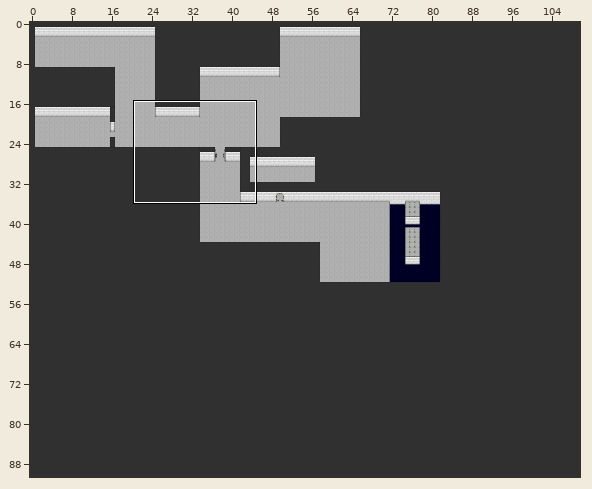
A Tiled map gets an edit: Assets/Maps/Tiled/Level-001.tmx. The picture above shows the old version from afar; the outline marks the close-up.
Close-up. As it was:
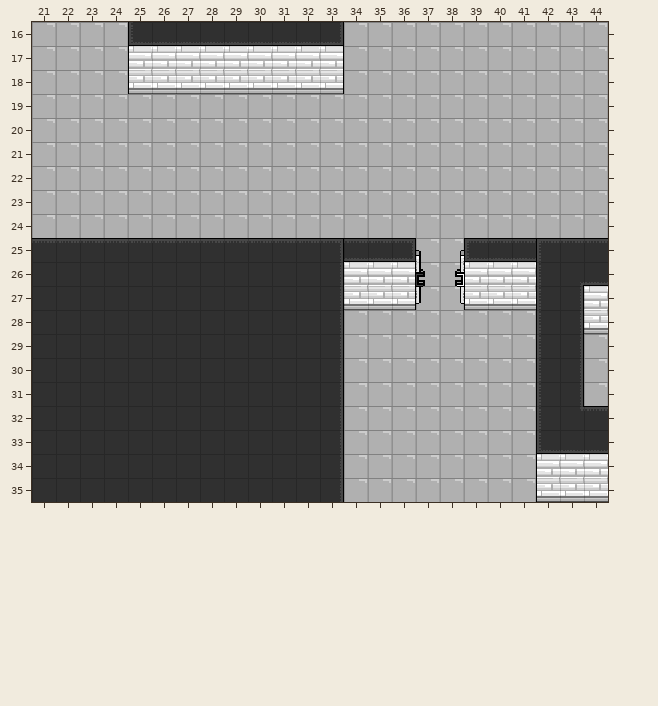
Cells are 16x16 px. Shown: x 21..44, y 16..35. The commit also changed other parts of the map, which this record leaves out.
The result:
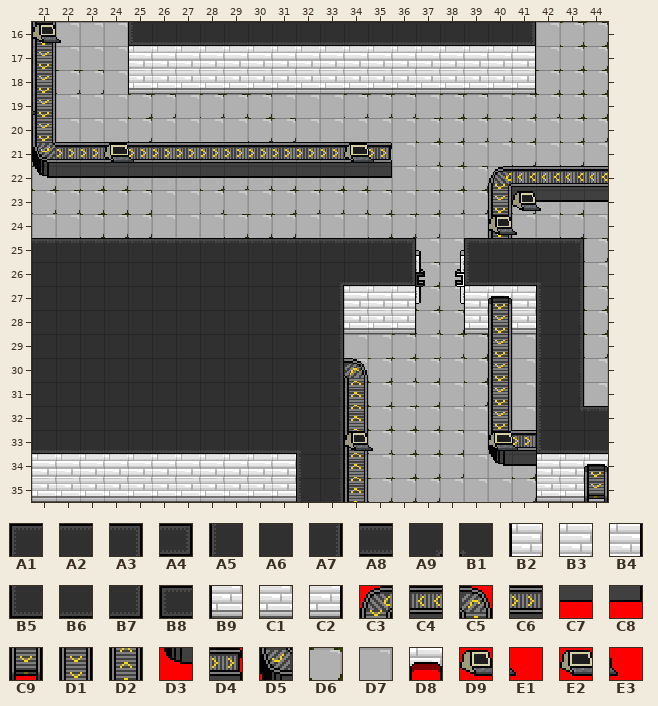
Key: from "Tileset": A1 0, A2 1, A3 2, A4 5, A5 16, A6 17, A7 18, A8 19, A9 22, B1 23, B2 25, B3 26, B4 27, B5 32, B6 33, B7 34, B8 37, B9 41, C1 42, C2 43, C3 50, C4 51, C5 52, C6 54, C7 57, C8 58, C9 64, D1 66, D2 68, D3 72, D4 81, D5 82, D6 113, D7 116, D8 119, D9 144, E1 145, E2 160, E3 161.
__ is an empty cell, ## one hidden under a higher layer.
Tiles of an added or newly shown layer are drawn over the layers below it.
From old to new:
Layer "Ground":
y 16: x 36 D7 -> ##; x 39 D7 -> ##; x 43..44 D7 D7 -> D6 D6
y 17: x 34..41 D7 D7 D7 D7 D7 D7 D7 D7 -> __ __ __ __ __ __ __ __; x 43..44 D7 D7 -> D6 D6
y 18: x 21..23 D7 D7 D7 -> ## D6 D6; x 34..44 D7 D7 D7 D7 D7 D7 D7 D7 D7 D7 D7 -> __ __ __ __ __ __ __ __ D6 D6 D6
y 19: x 25..26 D7 D7 -> D6 D6; x 28..30 D7 D7 D7 -> D6 D6 D6; x 34..36 D7 D7 D7 -> D6 D6 D6; x 38..39 D7 D7 -> D6 D6; x 41..44 D7 D7 D7 D7 -> D6 D6 D6 D6
y 20: x 25 D7 -> D6; x 30..31 D7 D7 -> D6 D6; x 37..41 D7 D7 D7 D7 D7 -> D6 D6 D6 D6 D6; x 43..44 D7 D7 -> D6 D6
y 21: x 31 D7 -> ##; x 37..38 D7 D7 -> D6 D6; x 41 D7 -> D6; x 43 D7 -> D6
y 22: x 21 D7 -> D6; x 23..24 D7 D7 -> D6 D6; x 28..31 D7 D7 D7 D7 -> D6 D6 D6 D6; x 33..34 D7 D7 -> D6 D6; x 38..39 D7 D7 -> D6 D6; x 41 D7 -> ##; x 43 D7 -> ##
y 23: x 21..25 D7 D7 D7 D7 D7 -> D6 D6 D6 D6 D6; x 28 D7 -> D6; x 31..35 D7 D7 D7 D7 D7 -> D6 D6 D6 D6 D6; x 37..41 D7 D7 D7 D7 D7 -> D6 D6 D6 ## D6; x 43 D7 -> D6
y 24: x 23..25 D7 D7 D7 -> D6 D6 D6; x 29..31 D7 D7 D7 -> D6 D6 D6; x 35..37 D7 D7 D7 -> D6 D6 D6; x 43 D7 -> D6
y 25: x 44 ## -> D6
y 26: x 37 D7 -> D6
y 27: x 37 D7 -> D6; x 44 __ -> D6
y 28: x 34..41 D7 D7 D7 D7 D7 D7 D7 D7 -> __ __ __ D6 D6 __ __ __; x 44 __ -> D6
y 29: x 36 D7 -> D6; x 38..40 D7 D7 D7 -> D6 D6 ##; x 44 D7 -> D6
y 30: x 35..37 D7 D7 D7 -> D6 D6 D6; x 39..40 D7 D7 -> D6 ##
y 31: x 34..35 D7 D7 -> ## D6; x 37 D7 -> D6; x 39 D7 -> D6
y 32: x 35..37 D7 D7 D7 -> D6 D6 D6
y 33: x 35..38 D7 D7 D7 D7 -> D6 D6 D6 D6; x 41 D7 -> ##
y 34: x 36..38 D7 D7 D7 -> D6 D6 D6; x 41 D7 -> D6
y 35: x 34..37 D7 D7 D7 D7 -> ## D6 D6 D6; x 41 D7 -> D6
Layer "WallsBack":
y 17: x 33..41 B4 __ __ __ __ __ __ __ __ -> B3 B3 B3 B3 B3 B3 B3 B3 B4
y 18: x 33..41 C2 __ __ __ __ __ __ __ __ -> C1 C1 C1 C1 C1 C1 C1 C1 C2
y 27: x 34..36 C1 C1 C2 -> B3 B3 B4; x 39..41 B9 C1 C1 -> B2 ## B3; x 44 B3 -> __
y 28: x 34..36 __ __ __ -> C1 C1 C2; x 39 __ -> B9; x 41 __ -> C1; x 44 C1 -> __
y 34: x 21..31 __ __ __ __ __ __ __ __ __ __ __ -> B3 B3 B3 B3 B3 B3 B3 B3 B3 B3 B3
y 35: x 21..31 __ __ __ __ __ __ __ __ __ __ __ -> C1 C1 C1 C1 C1 C1 C1 C1 C1 C1 C1
Layer "ConveyorsBack" (now shown):
y 22: x 21..35 __ __ __ __ __ __ __ __ __ __ __ __ __ __ __ -> D3 C7 C7 C7 C7 C7 C7 C7 C7 C7 C7 C7 C7 C7 C8
y 23: x 41..44 __ __ __ __ -> C7 C7 C7 C7
y 34: x 40..41 __ __ -> D3 C7
Layer "ConveyorsFront" (now shown):
y 16..20: x 21 __ -> D1
y 21: x 21..35 __ __ __ __ __ __ __ __ __ __ __ __ __ __ __ -> D5 C6 C6 C6 C6 C6 C6 C6 C6 C6 C6 C6 C6 C6 D4
y 22: x 40..44 __ __ __ __ __ -> C3 C4 C4 C4 C4
y 23..24: x 40 __ -> D1
y 27..29: x 40 __ -> D1
y 30: x 34 __ -> C5; x 40 __ -> D1
y 31..32: x 34 __ -> D2; x 40 __ -> D1
y 33: x 34 __ -> D2; x 40..41 __ __ -> D5 C6
y 34: x 34 __ -> D2; x 44 __ -> D1
y 35: x 34 __ -> D2; x 44 __ -> C9
Layer "Decorations" (added):
y 16: x 21..22 __ __ -> D9 E1
y 19: x 21 __ -> E1
y 21: x 24..25 __ __ -> E2 E3; x 34..35 __ __ -> E2 E3
y 23: x 41..42 __ __ -> D9 E1
y 24: x 40..41 __ __ -> D9 E1
y 33: x 34..35 __ __ -> D9 E1; x 40..41 __ __ -> E2 E3
Layer "WallsFront":
y 16: x 33..41 B7 __ __ __ __ __ __ __ __ -> B6 B6 B6 B6 B6 B6 B6 B6 B7
y 25: x 33..36 A3 A8 A8 A4 -> A2 A2 A2 A3; x 39..44 B8 A8 A8 A1 A2 A2 -> A1 A2 A2 A2 A3 __
y 26: x 33..36 A7 __ __ __ -> A9 B6 B6 B7; x 39..44 __ __ __ A5 A9 B6 -> B5 B6 B6 B1 A7 __
y 27: x 40 __ -> D8
y 33: x 21..32 A6 A6 A6 A6 A6 A6 A6 A6 A6 A6 A6 A6 -> B6 B6 B6 B6 B6 B6 B6 B6 B6 B6 B6 B1
y 34: x 21..32 A6 A6 A6 A6 A6 A6 A6 A6 A6 A6 A6 A6 -> __ __ __ __ __ __ __ __ __ __ __ A5; x 44 __ -> D8
y 35: x 21..32 A6 A6 A6 A6 A6 A6 A6 A6 A6 A6 A6 A6 -> __ __ __ __ __ __ __ __ __ __ __ A5
Boxes around the changes in both close-ups, in picture pixels (x1, y1, x2, y2):
changed: (32, 22, 608, 502)
